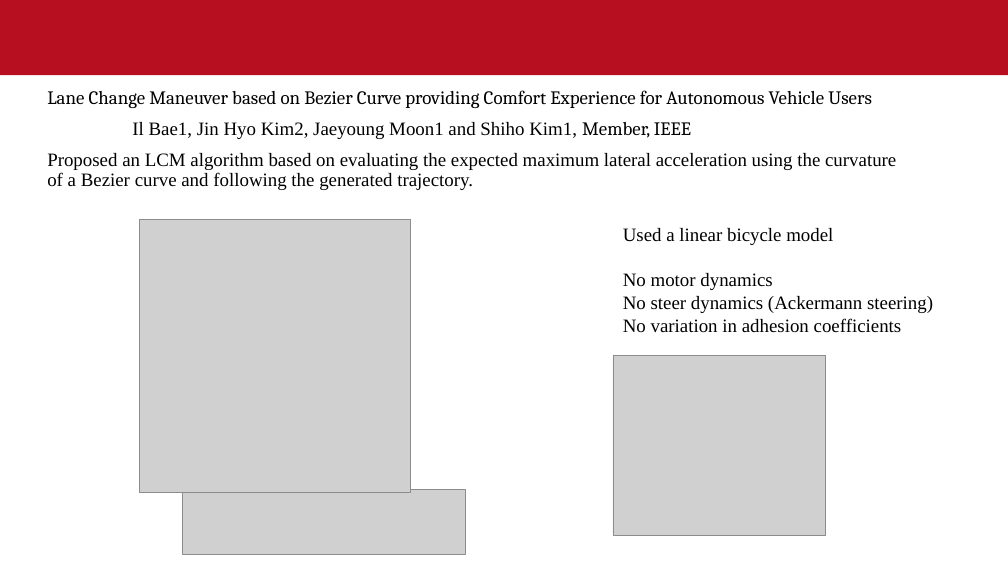
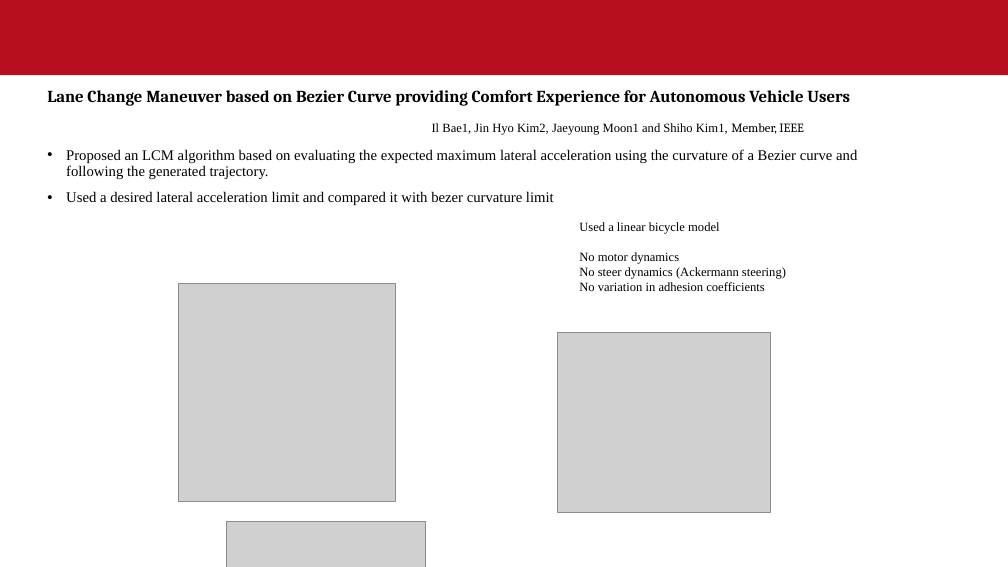
Before and after one commit to sandeepsulake96/Highway-motion-planning-using-artificial-potential-fields-with-environment-uncertainities, a slide deck: slide 21 of Thesis_outline.pptx (slide 17 before the commit). Drawn at 1008x567 pixels with LibreOffice and Linux fonts; fonts in the diff are those of the drawing; grey boxes stand for pictures; background and template pictures are left out. Boxes give left, top, right and bottom in pixels: in the first picture for what was removed or moved away, otherwise in the second. Text is boxed around its words. In the diff, an @@ line names an element or a change of style, - is before the commit and + after.

```diff
--- a/Thesis_outline.pptx
+++ b/Thesis_outline.pptx
@@ text at [47,90,857,179]: size 18 to 16 pt, bold on in "Lane Change Maneuver based on Bezier Curve ..."; size 18 to 12 pt in "Il Bae1, Jin Hyo Kim2, Jaeyoung Moon1 ..."; size 18 to 14 pt in "Proposed an LCM algorithm based on evaluating ..."; bullet none to • @@
@@ text at [66,191,554,205]: paragraph added @@
+• Used a desired lateral acceleration limit and compared it with bezer curvature limit
@@ text "Used a linear bicycle model": place and size @@
-text "Used a linear bicycle model" at [623,228,933,333]
+text "Used a linear bicycle model" at [579,222,786,291]
@@ text "Used a linear bicycle model" at [579,222,786,291]: size 18 to 12 pt @@
@@ picture: place and size @@
-picture at [140,219,411,492]
+picture at [178,284,395,502]
@@ picture: place and size @@
-picture at [613,355,827,535]
+picture at [557,332,771,512]
@@ picture: place and size @@
-picture at [182,489,466,554]
+picture at [227,522,426,567]
```
Also in this commit, not shown: 5 other slides changed, 7 slides added, 3 slides removed.
